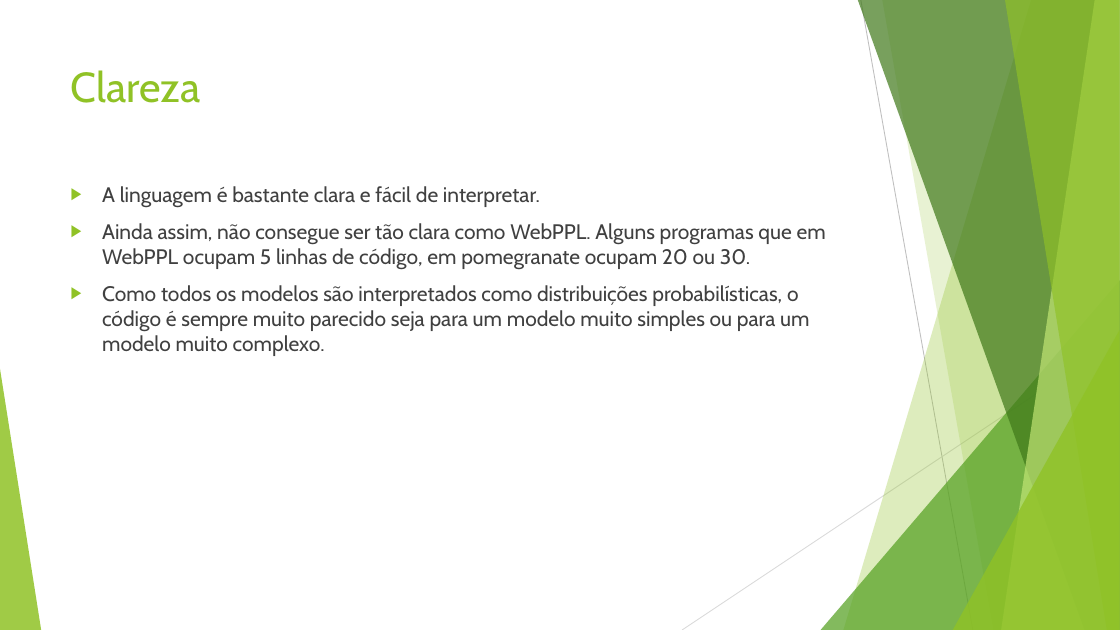
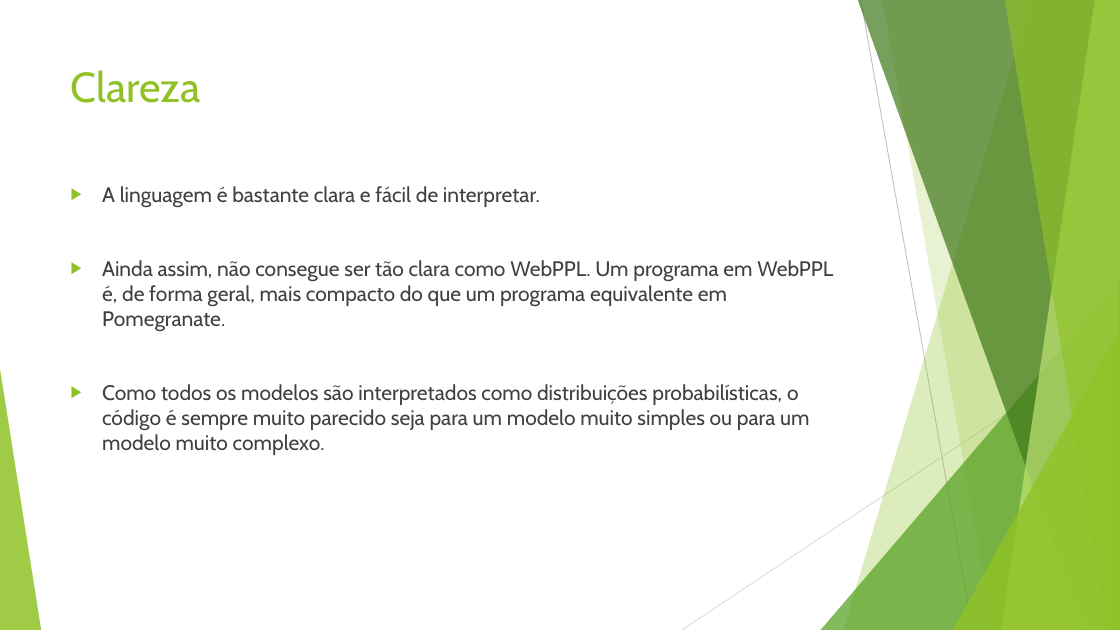
Before and after one commit to Rodrigelho/Probabilistic-Programming, a slide deck: slide 5 of PPL/Pomegranate.pptx. Drawn at 1120x630 pixels with LibreOffice and Linux fonts; fonts in the diff are those of the drawing. Boxes give left, top, right and bottom in pixels: in the first picture for what was removed or moved away, otherwise in the second. Text is boxed around its words. In the diff, an @@ line names an element or a change of style, - is before the commit and + after.

```diff
--- a/PPL/Pomegranate.pptx
+++ b/PPL/Pomegranate.pptx
@@ text at (x1=102, y1=260, x2=833, y2=331): text changed @@
-▶ Ainda assim, não consegue ser tão clara como WebPPL. Alguns programas que em WebPPL ocupam 5 linhas de código, em pomegranate ocupam 20 ou 30.
+▶ Ainda assim, não consegue ser tão clara como WebPPL. Um programa em WebPPL é, de forma geral, mais compacto do que um programa equivalente em Pomegranate.
```
Also in this commit, not shown: 3 other slides changed.
